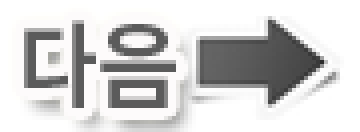
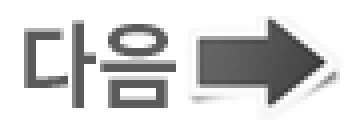
Layered file, before and after one edit (360x132). Changes by layer:
pixels changed over [8, 8, 200, 132] (layer not identified)
